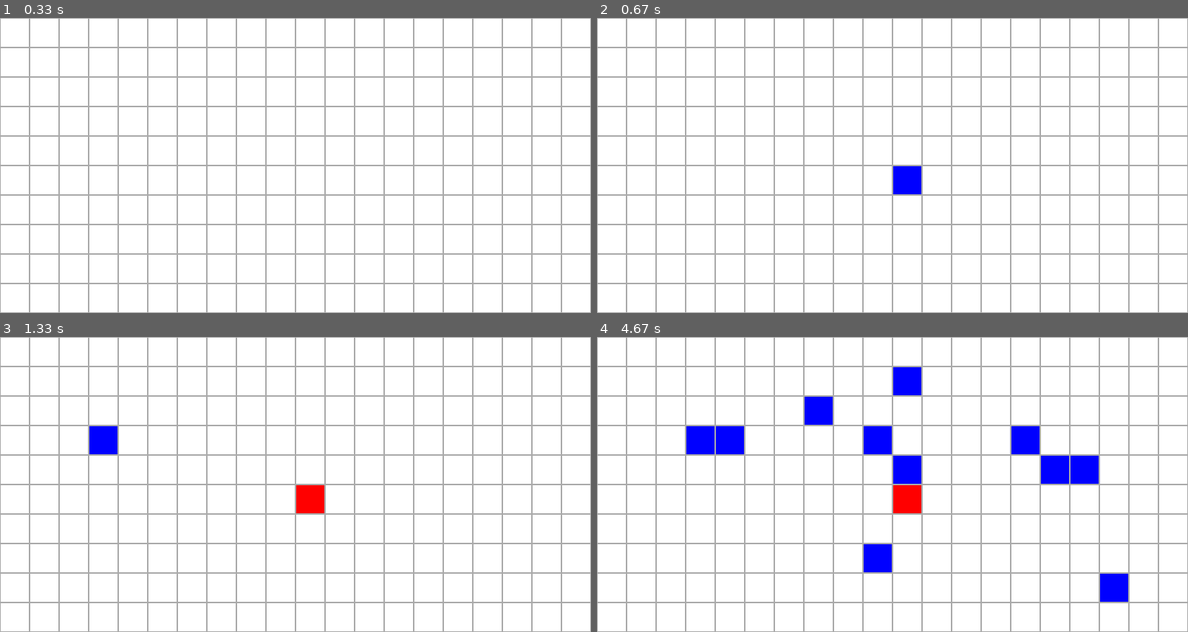
Above: before the commit, frames 1-4 (two rows, left to right).
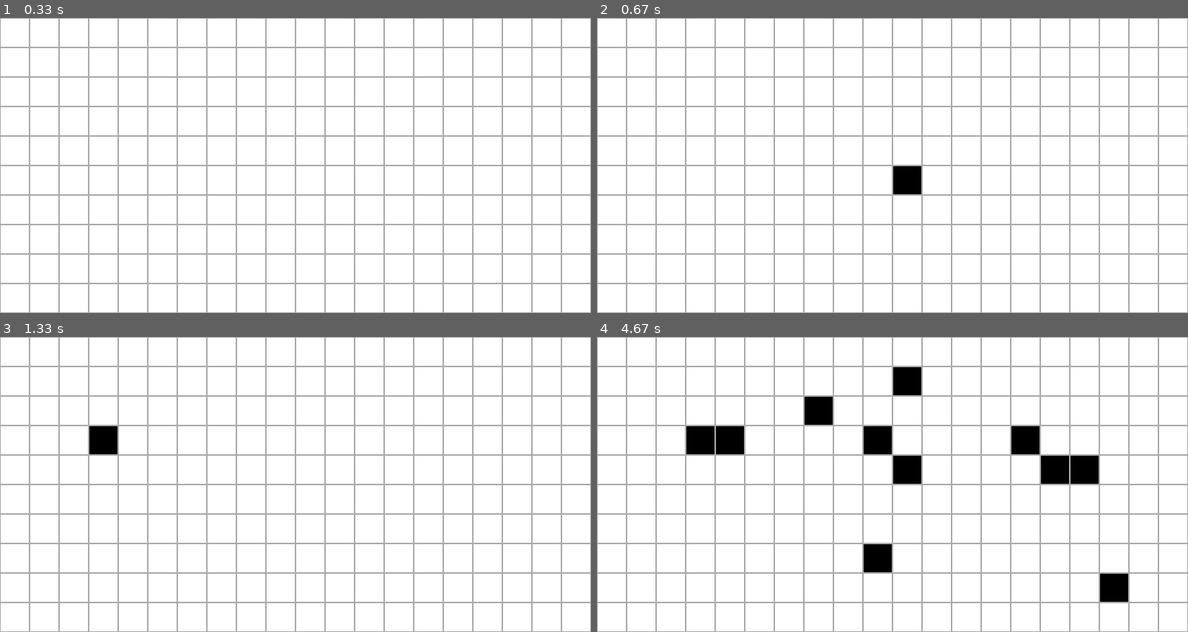
Above: after the commit, the same moments.

Repository: rasmusgraver/IT2_pensum_2025
Game: pygame game, started from Kap 4B Rutenett/GameOfLifeOOP/main.py
Same seed, same stepped clock (60 frames per second), same inputs: the game is played once before the commit and once after it.
Inputs (mouse positions are in pixels of both pictures, inside the frame that each line leads up to):
- Up to frame 1 (0.33 s): no input
- Up to frame 2 (0.67 s): click (892, 165) at 0.38 s
- Up to frame 3 (1.33 s): click (295, 502) at 0.72 s; click (112, 440) at 1.05 s
- Up to frame 4 (4.67 s): click (1111, 587) at 1.38 s; click (904, 384) at 1.72 s; click (862, 561) at 2.05 s; click (874, 434) at 2.38 s; click (809, 422) at 2.72 s; click (1046, 457) at 3.05 s; click (1075, 478) at 3.38 s; click (1016, 431) at 3.72 s; click (721, 425) at 4.05 s; click (916, 472) at 4.38 s

Frame 1 is identical in both runs. In frame 2, 0.5% of the frame differs, in the area x 50-55%, y 50-60%; in frame 3, 0.9%; in frame 4, 5.4%, in the area x 15-90%, y 10-90%.

Commit message:
fiks på self levende

Diff:
--- a/Kap 4B Rutenett/GameOfLifeOOP/main.py
+++ b/Kap 4B Rutenett/GameOfLifeOOP/main.py
@@ -7,13 +7,15 @@
 rutenett = Rutenett(10,20)
 bredde,hoyde = rutenett.getWindowSize()
 
+
 pg.init()
 vindu = pg.display.set_mode( (bredde, hoyde) )
 clock = pg.time.Clock()
 
-
+framecounter = 0
 running = True
 while running:
+    framecounter+=1
     for event in pg.event.get():
         if event.type == pg.QUIT:
             running = False
@@ -28,6 +30,11 @@
     vindu.fill(WHITE)
     rutenett.draw(vindu)
 
+    # Hvert sekund:
+    if framecounter % FPS == 0:
+        pass
+
+
 
     # Oppdater displayet og klikk framover på klokka:
     pg.display.flip()
--- a/Kap 4B Rutenett/GameOfLifeOOP/rutenett.py
+++ b/Kap 4B Rutenett/GameOfLifeOOP/rutenett.py
@@ -7,19 +7,16 @@
     def __init__(self, rad, kol) -> None:
         self.rad = rad
         self.kol = kol
-        self.farge:tuple = WHITE # random.choice(FARGER)
+        self.levende = False
 
     def klikk(self):
-        if self.farge == WHITE:
-            self.farge = BLUE
-        elif self.farge == BLUE:
-            self.farge = RED
-        elif self.farge == RED:
-            self.farge = WHITE
+        # Bytt fra levende til død, og omvendt:
+        self.levende = not self.levende
 
     def draw(self, vindu):
-      # Tegner fyllt firkant med self farge:
-      pg.draw.rect(vindu, self.farge, (self.kol * CELLE_STR, self.rad * CELLE_STR, CELLE_STR, CELLE_STR))
+      # Tegner fyllt firkant med farge ut i fra levende/død
+      farge = BLACK if self.levende else WHITE
+      pg.draw.rect(vindu, farge, (self.kol * CELLE_STR, self.rad * CELLE_STR, CELLE_STR, CELLE_STR))
       # Tegner en grå boks rundt (bredde 1) (kjekt når fargen er hvit...)
       pg.draw.rect(vindu, GREY, (self.kol * CELLE_STR, self.rad * CELLE_STR, CELLE_STR, CELLE_STR), 1)
 
